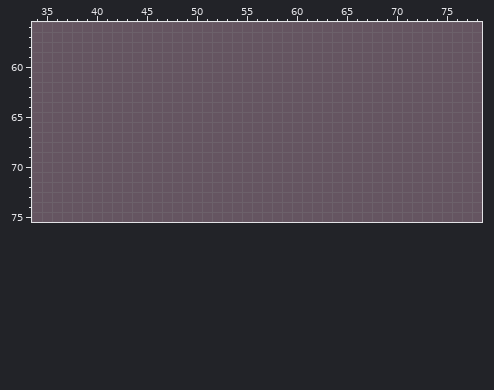
Pixel-art file -- Assets/AngeliA Game/Artwork/Character/Player.ase. That is the earlier state.
256x256 pixels, 1 frame. Colours within 5 levels of each other are drawn and written as one. Shown: x 34..78, y 56..75. The commit also changed other parts of the picture, which this record leaves out.
The result:
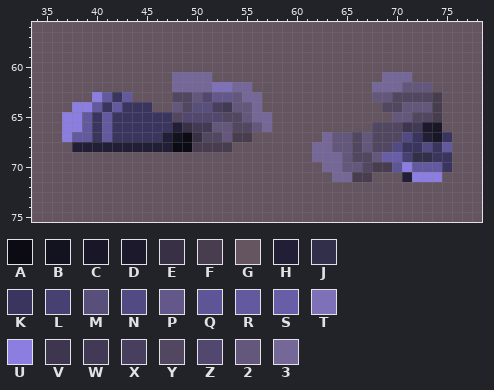
Palette (. is transparent): A #0c0b13  B #13121f  C #181627  D #1c192d  E #383044  F #483d4e  G #655561  H #221e36  J #322f4a  K #3a355e  L #474072  M #594f7b  N #514a83  P #64588b  Q #5e5597  R #63599f  S #685ea8  T #7f71b7  U #8b7ee0  V #3e364e  W #423955  X #483f5f  Y #524760  Z #52486f  2 #64577c  3 #756798
What changed:
Changed rows in their new state; - is an unchanged pixel.
Layer "Main":
first column x 37:
61 -----------3333-----------------333----
62 -----------3333TT33------------333222--
63 ---URKR----YY2ZPP233-----------22YYYYF-
64 -UURKRKKK--2YMMXW223------------YY222F-
65 UURKRKKKKKKYZZZZYY233------------22YYF-
66 UURKRKKKKKKHEWW22YY23----------YYYVWDC-
67 URRKRKKKKKHBAEYY2FF-------322Y2YYYNKHCK
68 -HHHHHHHHHHAAFFFF--------3322Y2YYNKKNKR
69 -------------------------3332YY2SSLJJKK
70 --------------------------3322YFFQURRRK
71 ---------------------------33FF---HUUU-
Changed places in both pictures, as pixel boxes (x1, y1, x2, y2):
changed: (62, 72, 272, 152)
changed: (312, 72, 452, 182)
